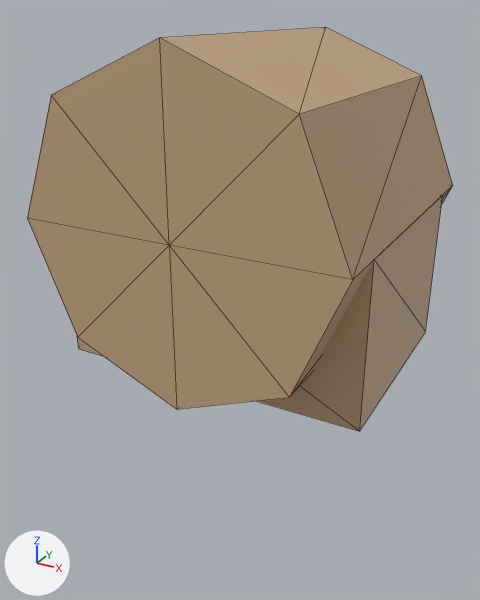
Renders of the glTF model public/studio/v2.15.0/d_treasure/model.glb from each side of a commit.
Camera for both pictures: a 50 mm lens placed at (1.9, -3.69, 2.12), pointed at (-0.07, -0.11, 0.33). Every picture has the same lights, and +X, +Y and +Z are marked at lower left. The older version comes first. Mesh edges are drawn as thin lines. Where no turn or scale is listed for an object, it has been applied to the vertices.

Names of what the first picture shows: 'part0', 'part1'.
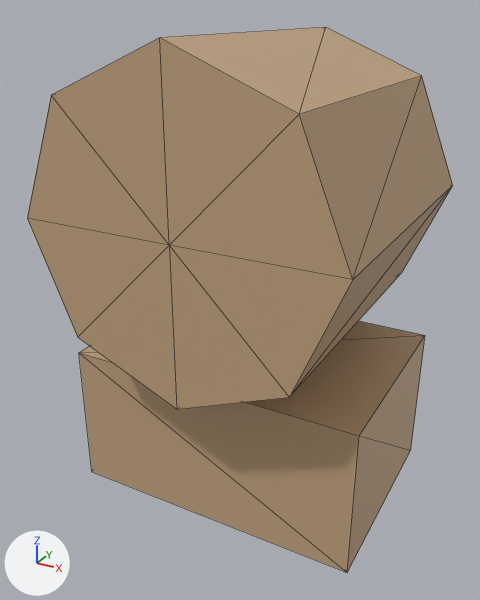
What changed in the scene script:
```text
Change me_geometry_0:
    used by ob_part0; location = (0.0, 0.0, 0.0)
    remove me_geometry_0.from_pydata(...)  # 8 vertices, 12 faces; spans x -1.0..1.0, y -0.7..0.7, z 0.0..1.0
    add me_geometry_0.from_pydata(...)  # 8 vertices, 12 faces; spans x -1.0..1.0, y -0.7..0.7, z -1.03..-0.03
    me_geometry_0 part 1: the whole mesh is moved by (0.0, 0.0, -1.03)
```

Where the change shows, as pixel boxes [x1, y1, x2, y2] in the pictures (480 x 600 px):
'part0', moved
    before: [77, 195, 443, 431]
    after: [79, 321, 425, 572]
